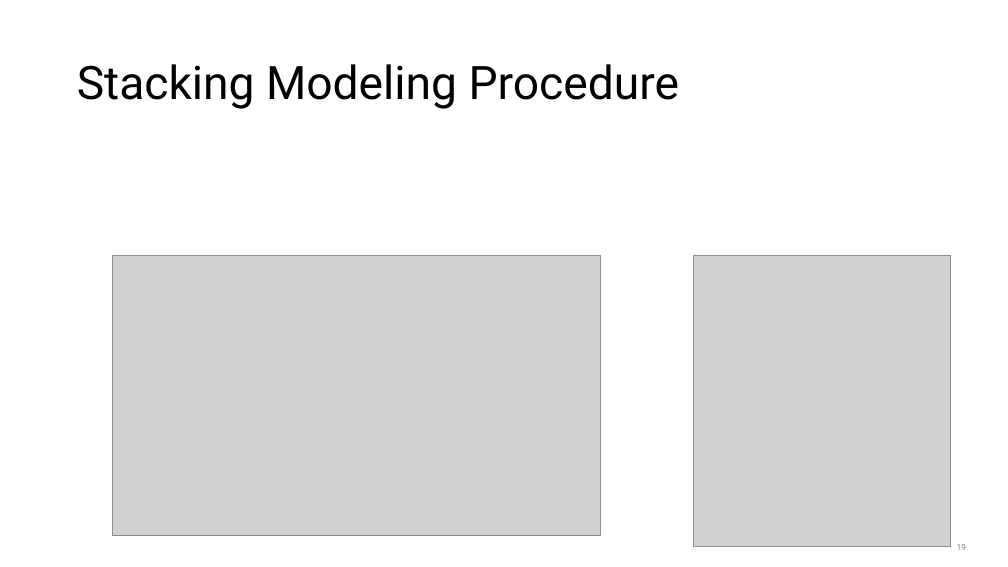
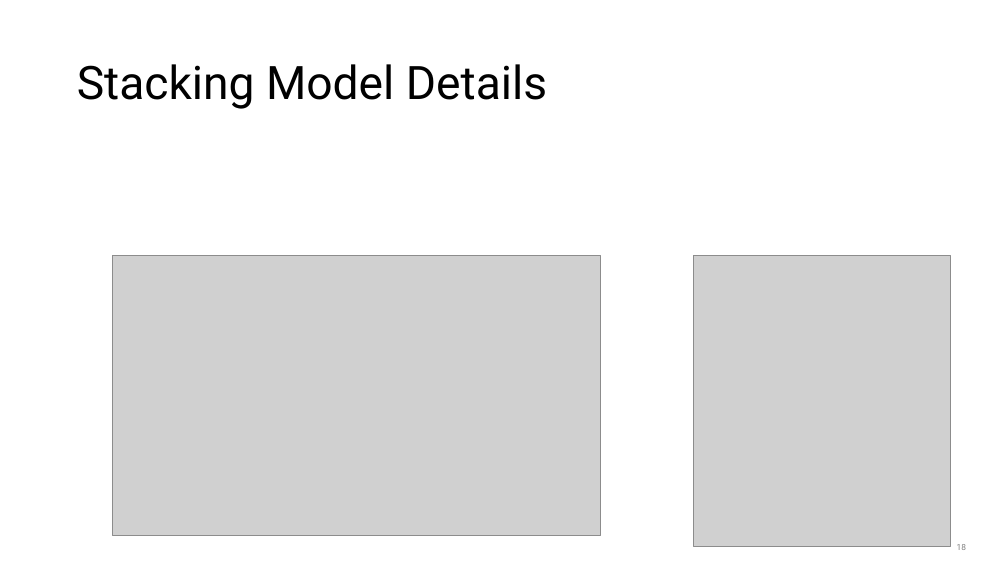
Before and after one commit to shashankvmaiya/Bike-Sharing-Demand-Prediction, a slide deck: slide 18 of Reports/Final_Presentation.pptx (slide 19 before the commit). Drawn at 1008x567 pixels with LibreOffice and Linux fonts; fonts in the diff are those of the drawing; grey boxes stand for pictures. Boxes give left, top, right and bottom in pixels: in the first picture for what was removed or moved away, otherwise in the second. Text is boxed around its words. In the diff, an @@ line names an element or a change of style, - is before the commit and + after.

```diff
--- a/Reports/Final_Presentation.pptx
+++ b/Reports/Final_Presentation.pptx
@@ title at (x1=77, y1=64, x2=547, y2=109): text changed @@
-Stacking Modeling Procedure
+Stacking Model Details
```
Also in this commit, not shown: 3 other slides changed, 2 slides added, 2 slides removed, 5 other files.
